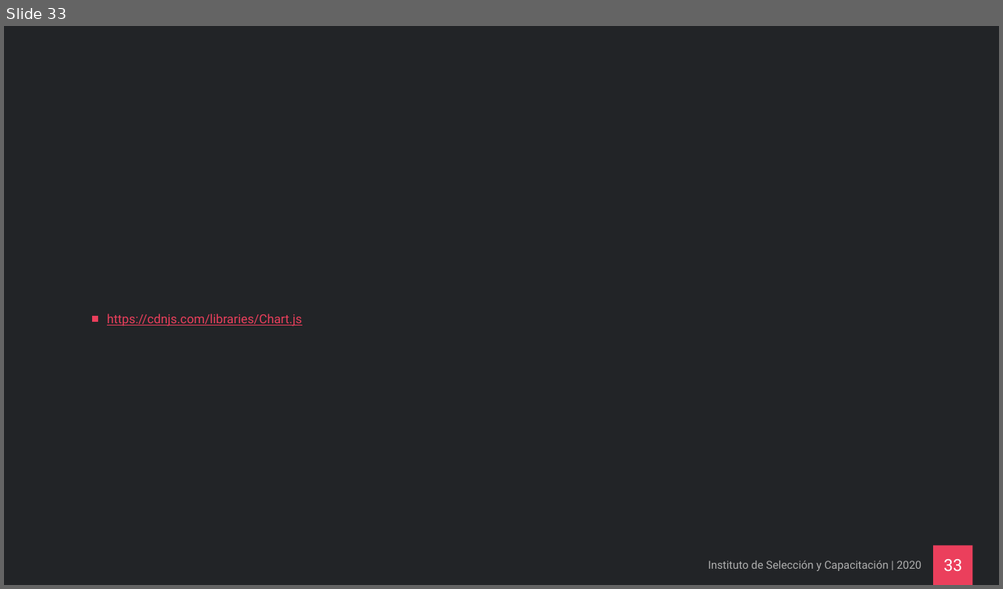
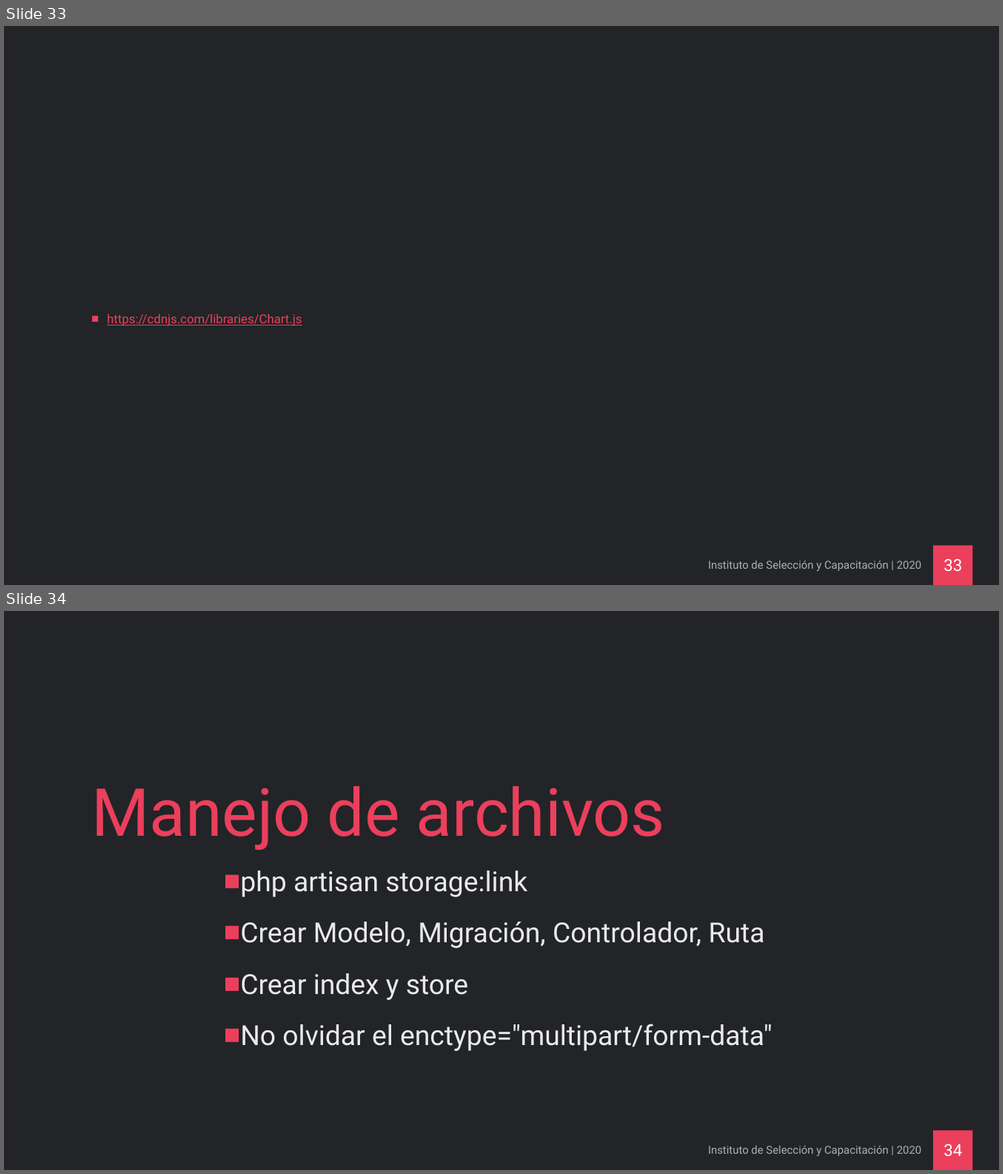
Before and after one commit to ricardo77a/curso-laravel-intermedio-dev, a slide deck: Curso Laravel Intermedio.pptx. Shown one above the other, each under a label of ours: slide 33 before the commit, slides 33 and 34 after it. The pictures are 1003x589 and 1003x1174 pixels, drawn with LibreOffice and Linux fonts; fonts in the diff are those of the drawing; background and template pictures are left out. Boxes give left, top, right and bottom in pixels: in the first picture for what was removed or moved away, otherwise in the second. Text is boxed around its words. In the diff, an @@ line names an element or a change of style, - is before the commit and + after.

```diff
--- a/Curso Laravel Intermedio.pptx
+++ b/Curso Laravel Intermedio.pptx
@@ slide 34 added at (x1=4, y1=611, x2=999, y2=1170), background #222427; not listed: 1 template element that a slide beside it also shows @@
@@ title added at (x1=91, y1=786, x2=665, y2=850), 96 pt, text #EB3F5C @@
+Manejo de archivos
@@ text added at (x1=240, y1=871, x2=772, y2=1051), 40 pt, text #EAEAEA @@
+■ php artisan storage:link
+■ Crear Modelo, Migración, Controlador, Ruta
+■ Crear index y store
+■ No olvidar el enctype="multipart/form-data"
@@ text added at (x1=708, y1=1146, x2=921, y2=1156), 16 pt, text #B0B0B0 @@
+Instituto de Selección y Capacitación | 2020
@@ page number added at (x1=943, y1=1145, x2=962, y2=1156), 24 pt, text #FFFFFF @@
+34
```
Also in this commit, not shown: 8 other slides added.
